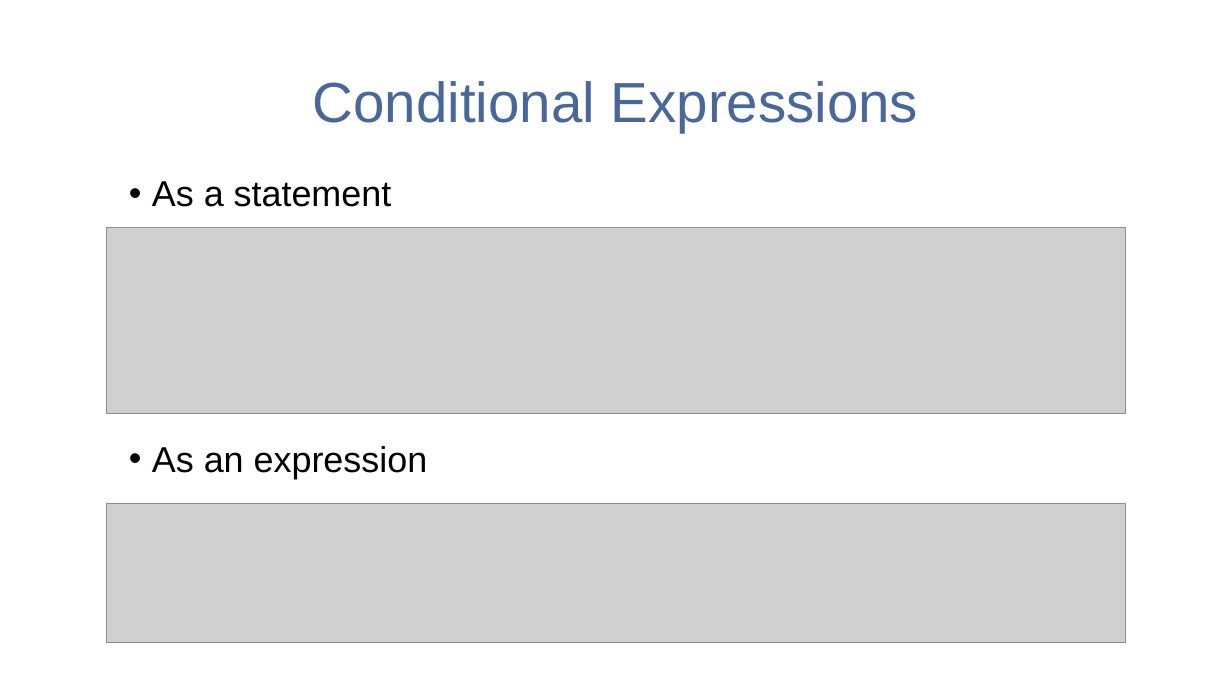
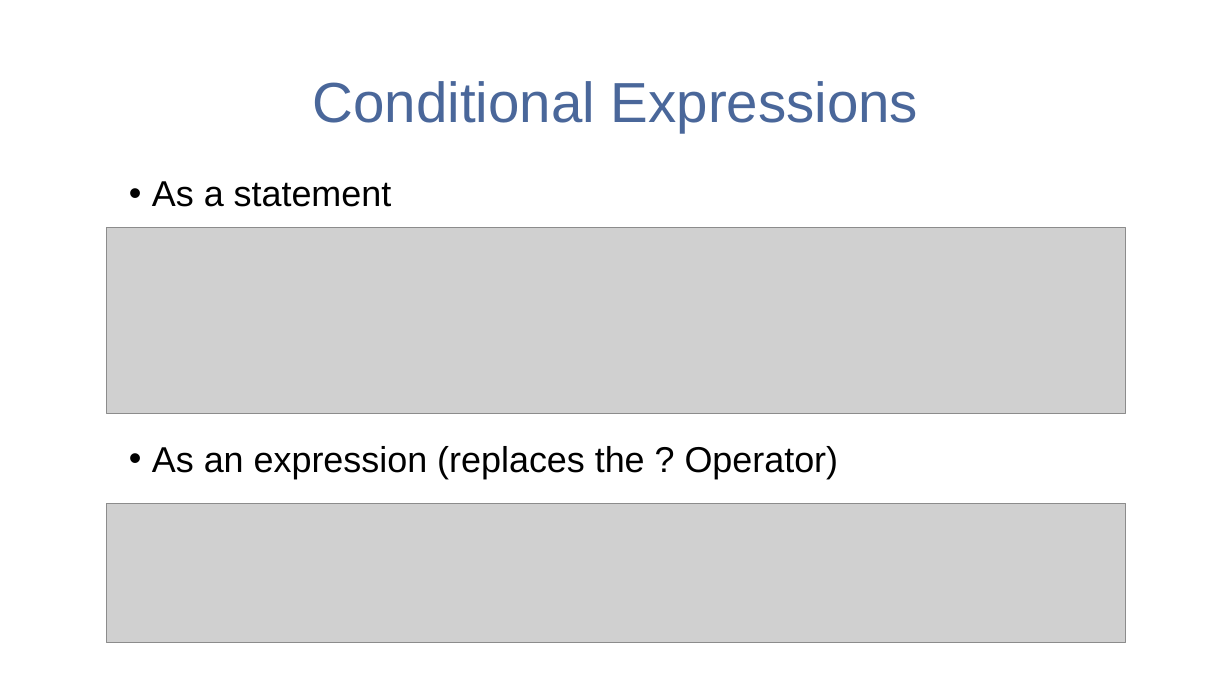
Before and after one commit to YoussefKeyrouz/Presentation-Kotlin, a slide deck: slide 15 of Presentation - Kotlin.pptx. Drawn at 1232x693 pixels with LibreOffice and Linux fonts; fonts in the diff are those of the drawing; grey boxes stand for pictures. Boxes give left, top, right and bottom in pixels: in the first picture for what was removed or moved away, otherwise in the second. Text is boxed around its words. In the diff, an @@ line names an element or a change of style, - is before the commit and + after.

```diff
--- a/Presentation - Kotlin.pptx
+++ b/Presentation - Kotlin.pptx
@@ text at (152, 446, 839, 479): text changed @@
-• As an expression
+• As an expression (replaces the ? Operator)
```
Also in this commit, not shown: 1 other slide changed, 2 slides added, 2 slides removed, 3 other files.
